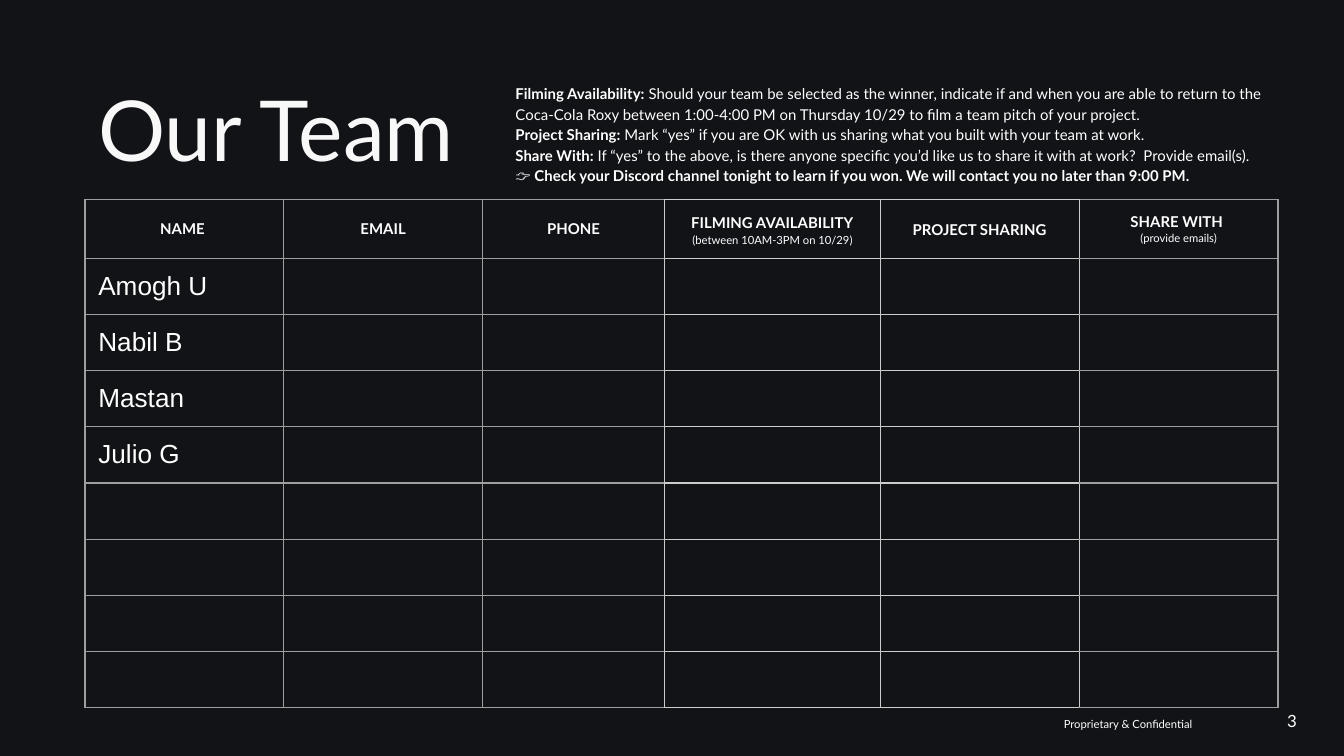
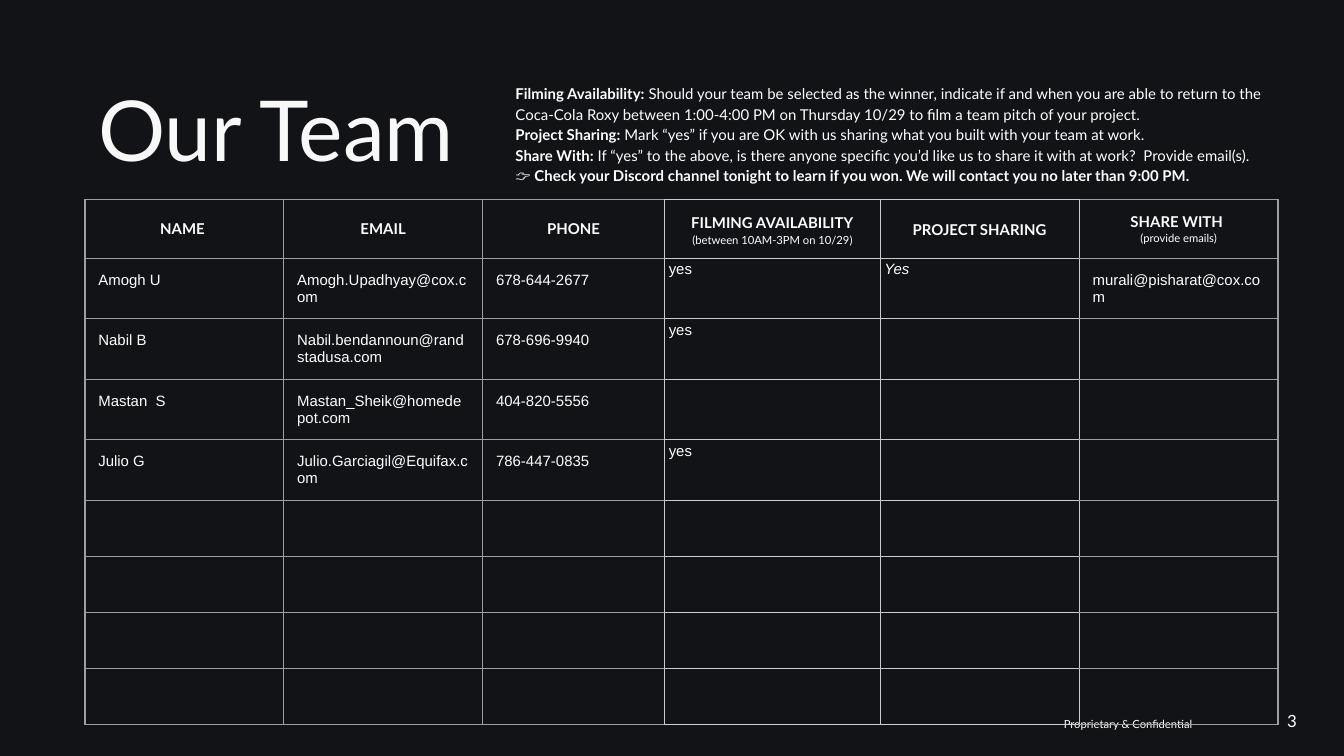
Before and after one commit to mastan30/ATL-13-MicroGrants, a slide deck: slide 3 of docs/draft_atl-13.pptx. Drawn at 1344x756 pixels with LibreOffice and Linux fonts; fonts in the diff are those of the drawing; background and template pictures are left out. Boxes give left, top, right and bottom in pixels: in the first picture for what was removed or moved away, otherwise in the second. Text is boxed around its words. In the diff, an @@ line names an element or a change of style, - is before the commit and + after.

Commit message:
updated draft deck

```diff
--- a/docs/draft_atl-13.pptx
+++ b/docs/draft_atl-13.pptx
@@ table at <box>85,199,1278,742</box> @@
-row 2: Amogh U |  |  |  |  | 
+row 2: Amogh U | Amogh.Upadhyay@cox.com | 678-644-2677 | yes | Yes | murali@pisharat@cox.com
-row 3: Nabil B |  |  |  |  | 
+row 3: Nabil B | Nabil.bendannoun@randstadusa.com | 678-696-9940 | yes |  | 
-row 4: Mastan |  |  |  |  | 
+row 4: Mastan S | Mastan_Sheik@homedepot.com | 404-820-5556 |  |  | 
-row 5: Julio G |  |  |  |  | 
+row 5: Julio G | Julio.Garciagil@Equifax.com | 786-447-0835 | yes |  | 
@@ size 14 to 8 pt in "Amogh U", "Nabil B", "Julio G" @@
```
Also in this commit, not shown: 2 other slides changed, 1 slide added, 2 slides removed.
